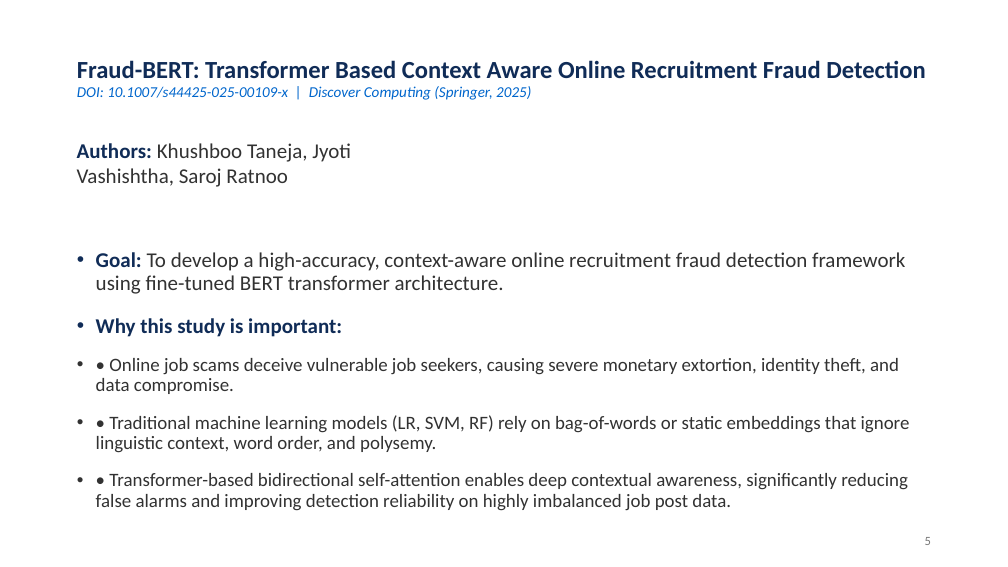
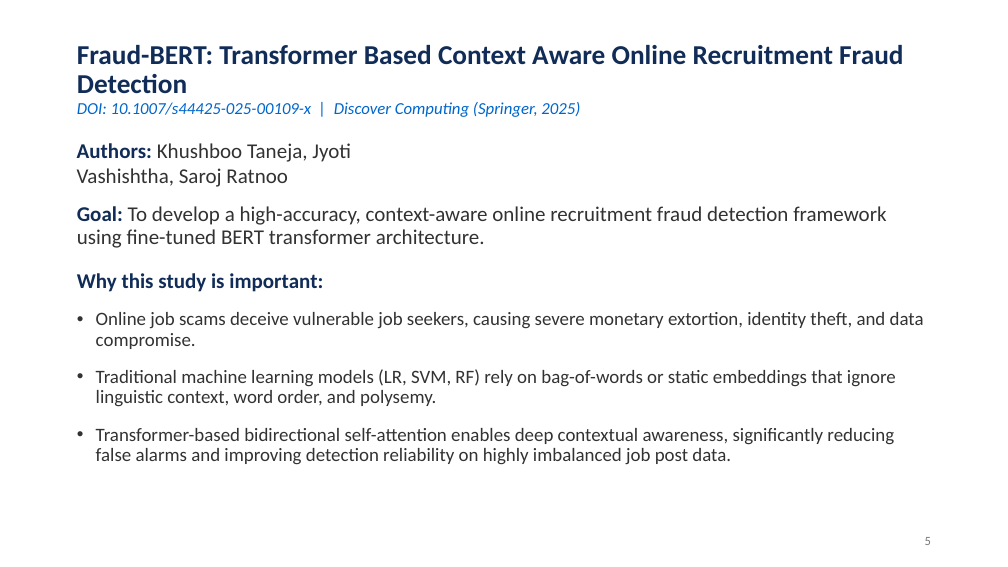
Before and after one commit to akhileshyadav8/Research-Fake-Job-Detection, a slide deck: slide 5 of MST1/Fraud_BERT_Research_Paper_Presentation.pptx. Drawn at 1008x567 pixels with LibreOffice and Linux fonts; fonts in the diff are those of the drawing; background and template pictures are left out. Boxes give left, top, right and bottom in pixels: in the first picture for what was removed or moved away, otherwise in the second. Text is boxed around its words. In the diff, an @@ line names an element or a change of style, - is before the commit and + after.

```diff
--- a/MST1/Fraud_BERT_Research_Paper_Presentation.pptx
+++ b/MST1/Fraud_BERT_Research_Paper_Presentation.pptx
@@ title "Fraud-BERT: Transformer Based Context Aware ..." at (77,45,903,117): size 23.4 to 26 pt in "Fraud-BERT: Transformer Based Context Aware Online Recruitme ..."; size 14.4 to 16 pt in "DOI: 10.1007/s44425-025-00109-x | Discover Computing (Spring ..." @@
@@ text at (77,206,886,292): bullet • to none @@
@@ text at (96,312,924,465): text changed @@
-• • Online job scams deceive vulnerable job seekers, causing severe monetary extortion, identity theft, and data compromise.
-• • Traditional machine learning models (LR, SVM, RF) rely on bag-of-words or static embeddings that ignore linguistic context, word order, and polysemy.
-• • Transformer-based bidirectional self-attention enables deep contextual awareness, significantly reducing false alarms and improving detection reliability on highly imbalanced job post data.
+• Online job scams deceive vulnerable job seekers, causing severe monetary extortion, identity theft, and data compromise.
+• Traditional machine learning models (LR, SVM, RF) rely on bag-of-words or static embeddings that ignore linguistic context, word order, and polysemy.
+• Transformer-based bidirectional self-attention enables deep contextual awareness, significantly reducing false alarms and improving detection reliability on highly imbalanced job post data.
```
Also in this commit, not shown: 8 other slides changed, 7 other files.
